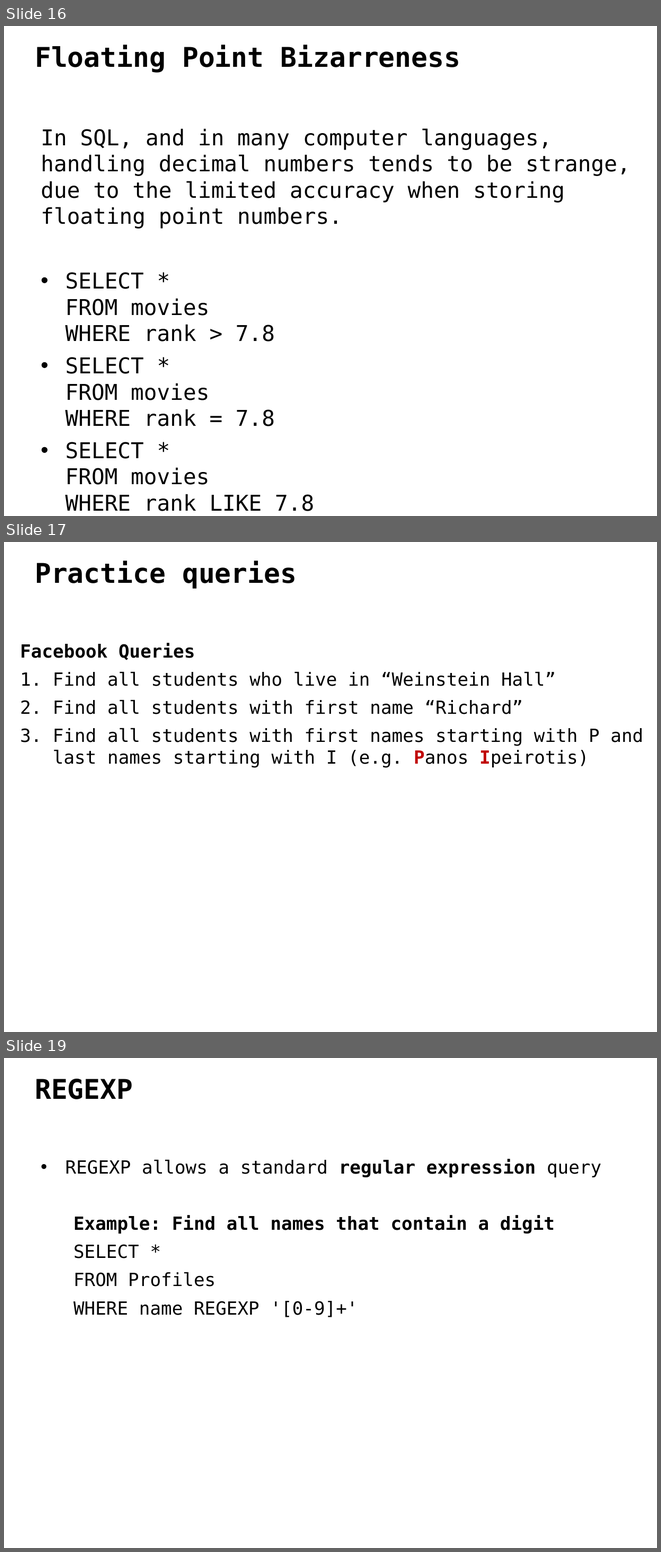
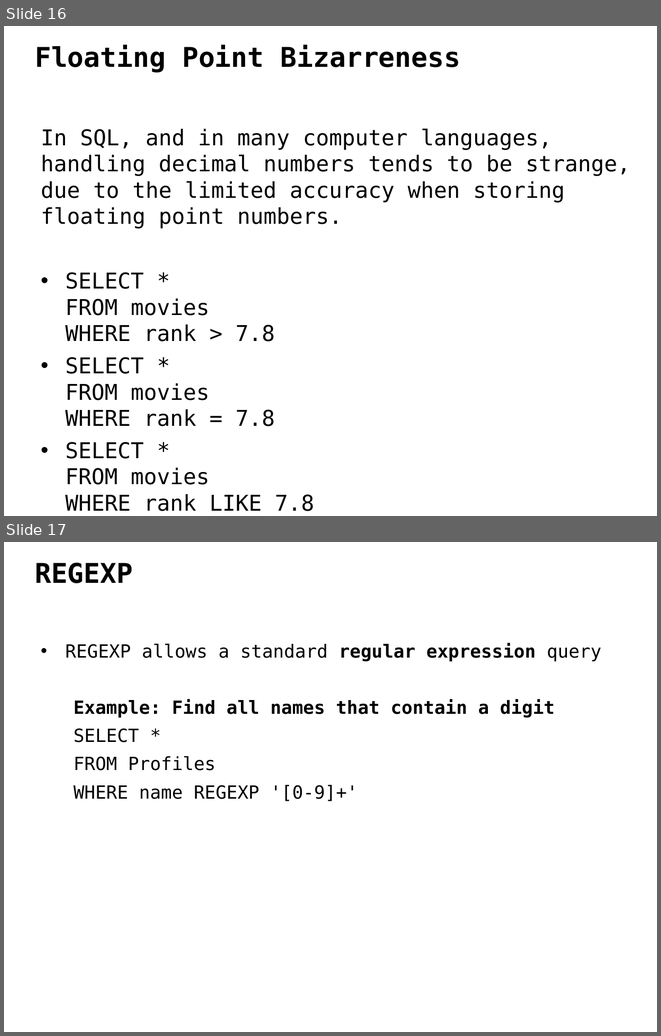
Before and after one commit to ipeirotis/introduction-to-databases, a slide deck: session3/B3-SQL_Filtering.pptx. Shown one above the other, each under a label of ours: slides 16, 17 and 19 before the commit, slides 16 and 17 after it; the slides between them are not shown. The pictures are 661x1552 and 661x1036 pixels, drawn with LibreOffice and Linux fonts; fonts in the diff are those of the drawing. Boxes give left, top, right and bottom in pixels: in the first picture for what was removed or moved away, otherwise in the second. Text is boxed around its words. In the diff, an @@ line names an element or a change of style, - is before the commit and + after.

```diff
--- a/session3/B3-SQL_Filtering.pptx
+++ b/session3/B3-SQL_Filtering.pptx
@@ slide 17 removed at (4,542,657,1032), background #FFFFFF @@
@@ text removed at (35,561,297,589) @@
-Practice queries
@@ text removed at (20,643,643,768) @@
-Facebook Queries
-1. Find all students who live in “Weinstein Hall”
-2. Find all students with first name “Richard”
-3. Find all students with first names starting with P and last names starting with I (e.g. Panos Ipeirotis)
@@ what was slide 19 is now slide 17 @@
```
Also in this commit, not shown: 2 other slides removed, 2 other files.
